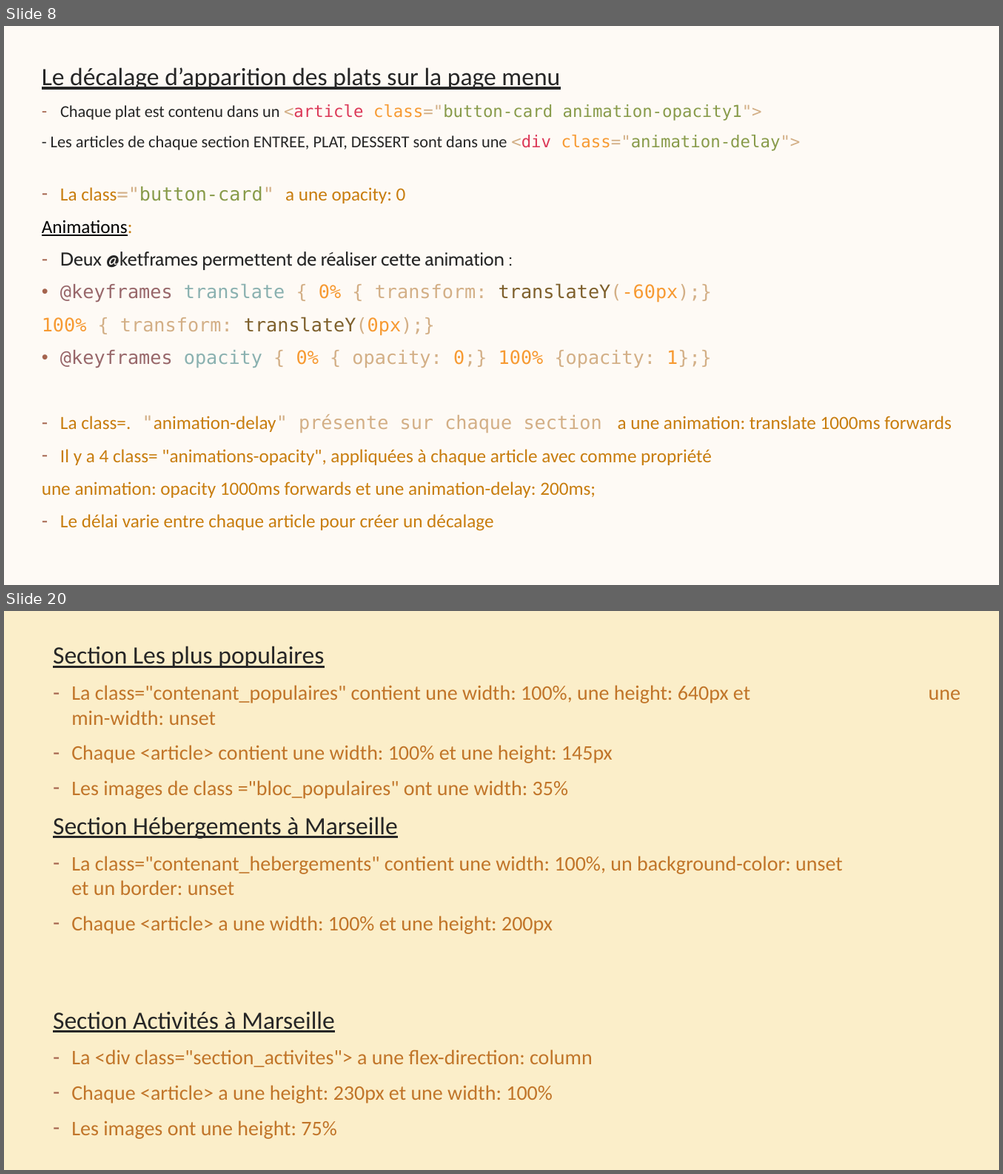
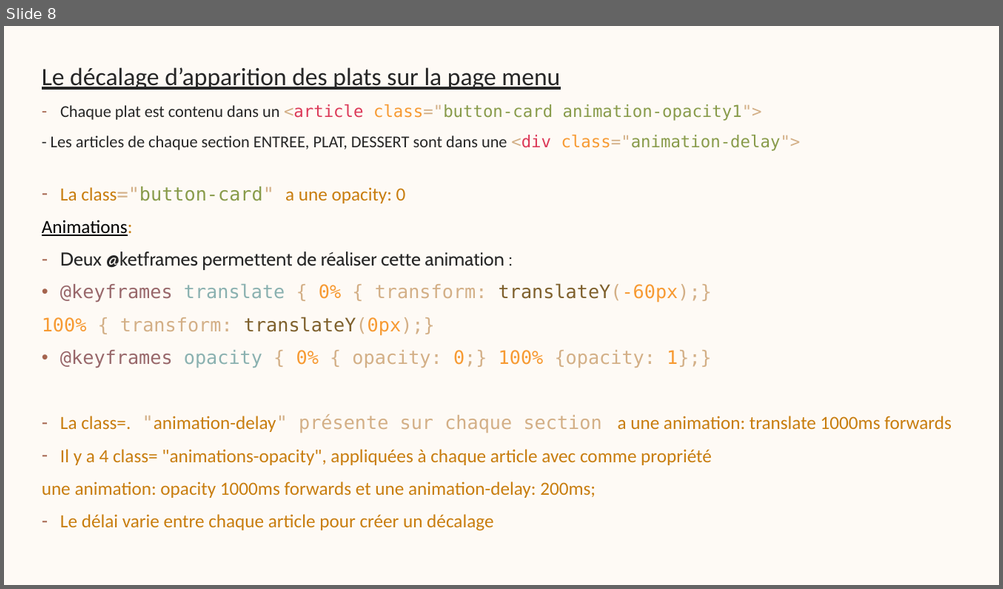
Before and after one commit to marinevnt/Ohmyfood---Openclassrooms, a slide deck: POWER POINT.pptx. Shown one above the other, each under a label of ours: slides 8 and 20 before the commit, slide 8 after it; the slides between them are not shown. The pictures are 1003x1174 and 1003x589 pixels, drawn with LibreOffice and Linux fonts; fonts in the diff are those of the drawing. Boxes give left, top, right and bottom in pixels: in the first picture for what was removed or moved away, otherwise in the second. Text is boxed around its words. In the diff, an @@ line names an element or a change of style, - is before the commit and + after.

```diff
--- a/POWER POINT.pptx
+++ b/POWER POINT.pptx
@@ slide 20 removed at [4, 611, 999, 1170], background #FBEEC9 @@
@@ text removed at [53, 646, 750, 799] @@
-Section Les plus populaires
-– La class="contenant_populaires" contient une width: 100%, une height: 640px et une min-width: unset
-– Chaque <article> contient une width: 100% et une height: 145px
-– Les images de class ="bloc_populaires" ont une width: 35%
@@ text removed at [53, 817, 842, 934] @@
-Section Hébergements à Marseille
-– La class="contenant_hebergements" contient une width: 100%, un background-color: unset et un border: unset
-– Chaque <article> a une width: 100% et une height: 200px
@@ text removed at [53, 1011, 592, 1139] @@
-Section Activités à Marseille
-– La <div class="section_activites"> a une flex-direction: column
-– Chaque <article> a une height: 230px et une width: 100%
-– Les images ont une height: 75%
```
Also in this commit, not shown: 11 other slides removed, 4 other files.
